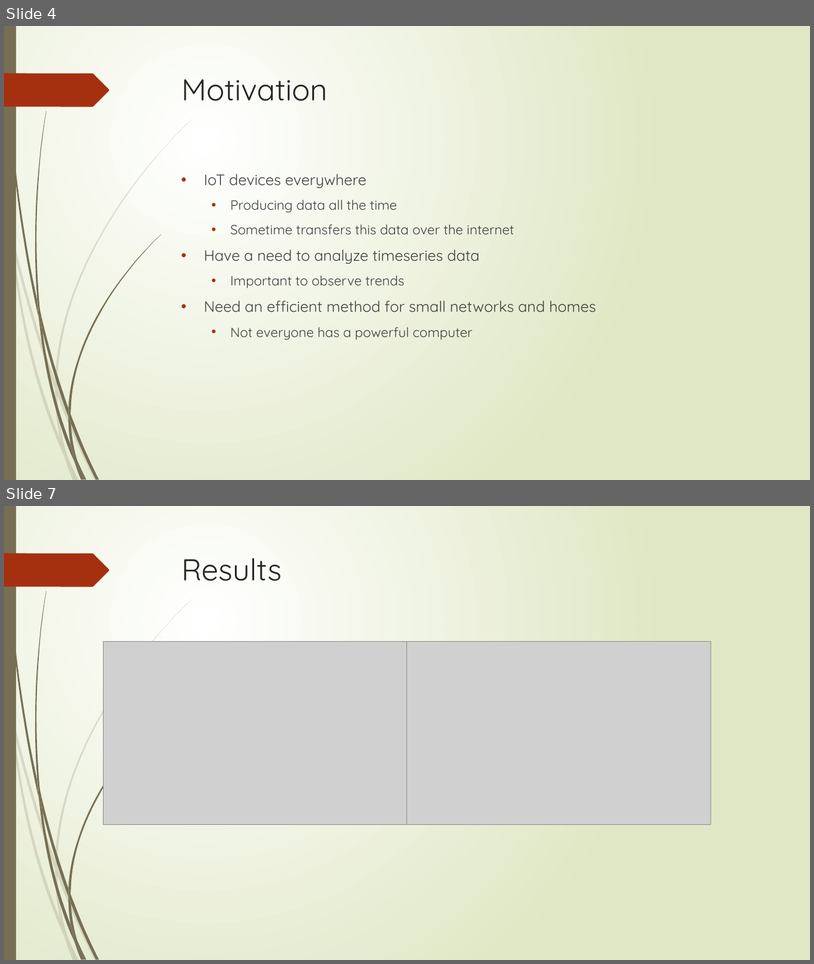
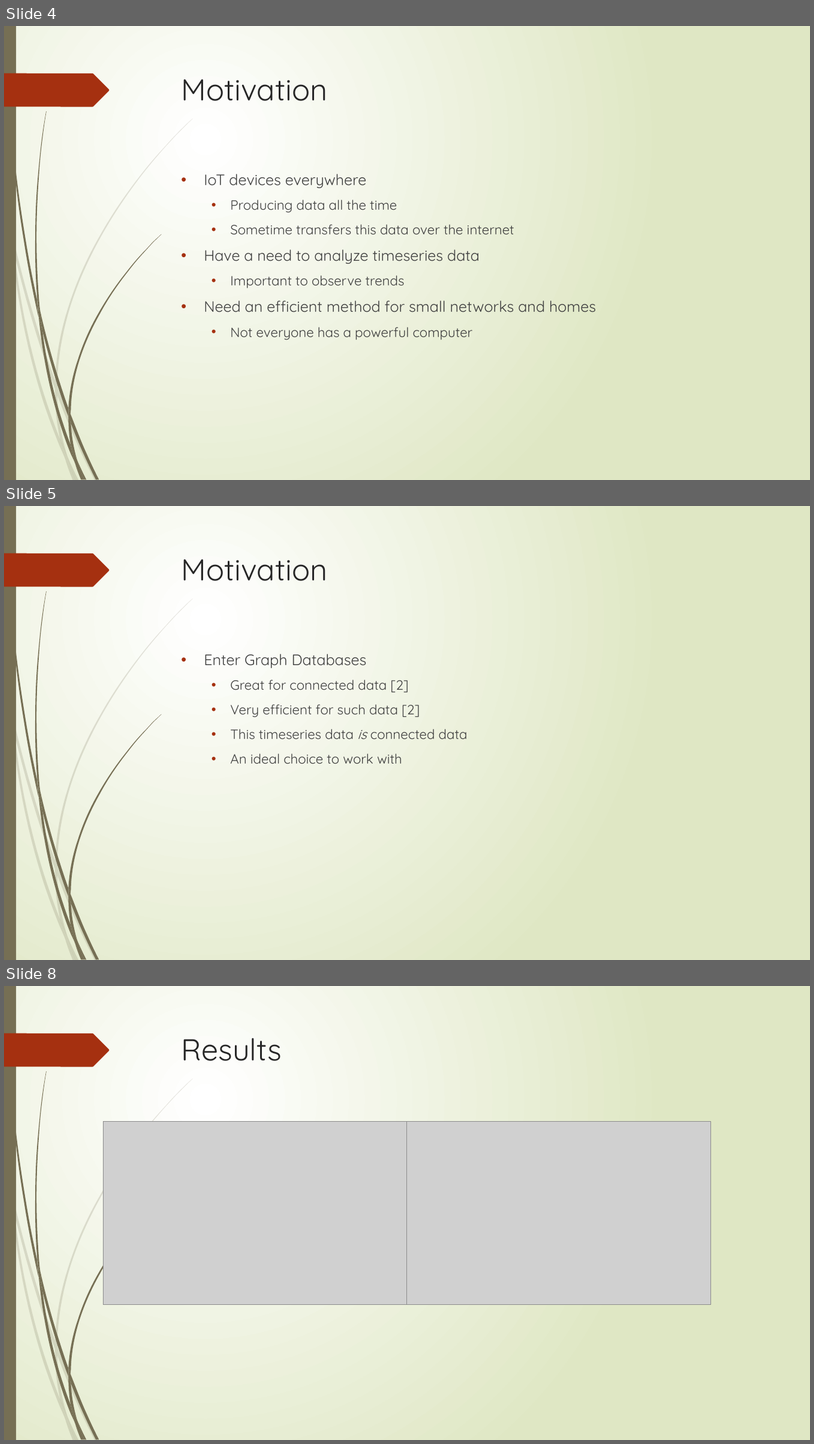
Before and after one commit to coltersnyder/CSCI598BFinalProject, a slide deck: FinalPresentation.pptx. Shown one above the other, each under a label of ours: slides 4 and 7 before the commit, slides 4, 5 and 8 after it; the slides between them are not shown. The pictures are 814x964 and 814x1444 pixels, drawn with LibreOffice and Linux fonts; fonts in the diff are those of the drawing; grey boxes stand for pictures. Boxes give left, top, right and bottom in pixels: in the first picture for what was removed or moved away, otherwise in the second. Text is boxed around its words. In the diff, an @@ line names an element or a change of style, - is before the commit and + after.

```diff
--- a/FinalPresentation.pptx
+++ b/FinalPresentation.pptx
@@ slide 5 added at box(4, 506, 810, 960), background gradient #FFFFFF to #DFE8C4; not listed: 24 template elements that a slide beside it also shows @@
@@ title added at box(182, 559, 327, 581), 36 pt, text #262626 @@
+Motivation
@@ text added at box(204, 654, 468, 763), 16 pt, text #404040 @@
+• Enter Graph Databases
+  • Great for connected data [2]
+  • Very efficient for such data [2]
+  • This timeseries data is connected data
+  • An ideal choice to work with
@@ what was slide 7 is now slide 8 @@
```
Also in this commit, not shown: 4 slides changed, 2 other slides added, 1 slide removed.
